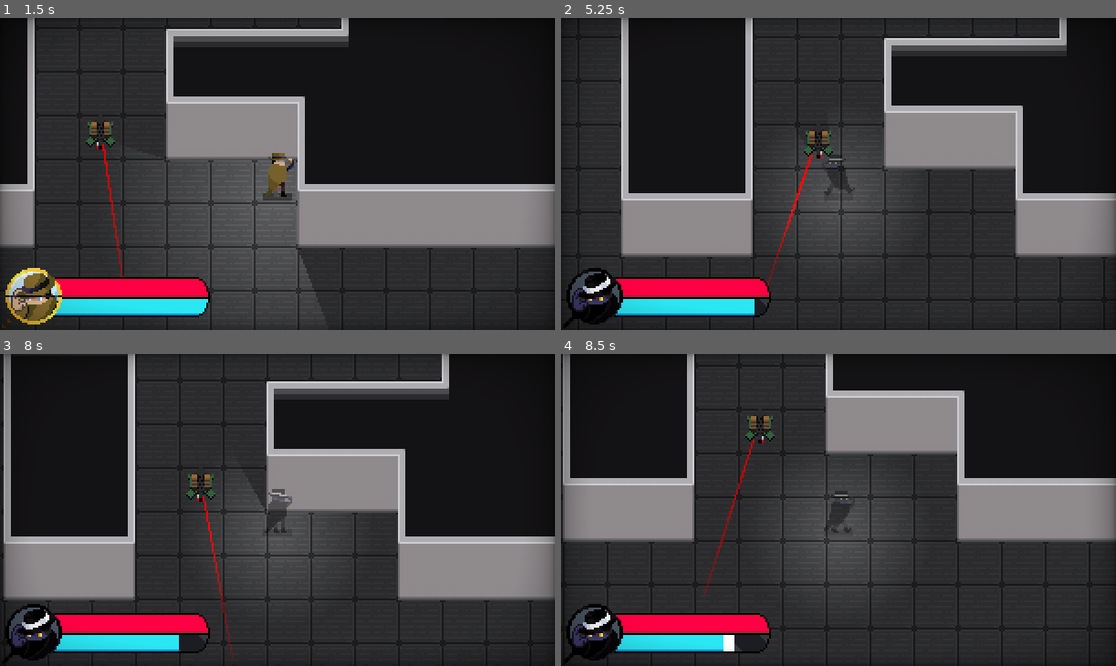
Above: before the commit, frames 1-4 (two rows, left to right).
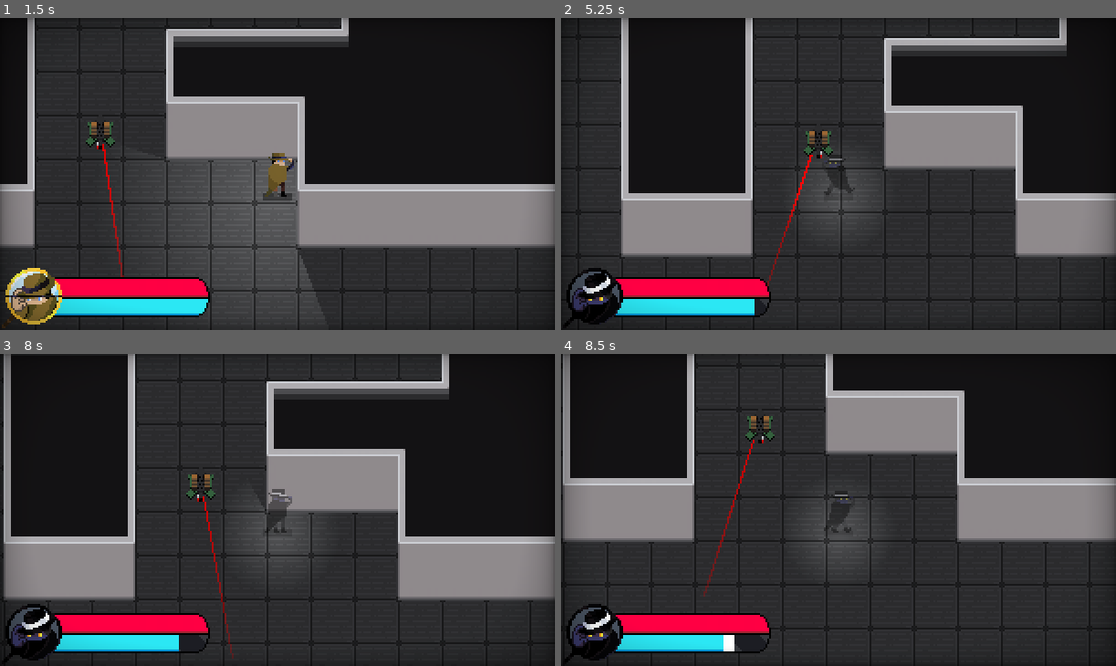
Above: after the commit, the same moments.

Repository: Cabidge/SGD1
Game: Godot game, scene res://assets/Main.tscn
Two runs of this game, one before a commit and one after it. Both use one fixed random seed, a clock stepped at 60 frames per second and the inputs below. The engine's default icon, where the game draws it, is replaced by a stand-in: a white triangle on a blue panel in a dark square.
Inputs (mouse positions are in pixels of both pictures, inside the frame that each line leads up to):
- Up to frame 1 (1.5 s): move the mouse to (399, 158) at 0.52 s; press the mouse at (399, 158) at 0.53 s; hold D (move_right) 0.53-1.28 s; move the mouse to (166, 189) at 1.27 s; release the mouse at (166, 189) at 1.28 s; hold S (move_down) from 1.28 s (still down); right-click (166, 189) at 1.35 s
- Up to frame 2 (5.25 s): move the mouse to (894, 105) at 2.02 s; release S (move_down) at 2.03 s; press the mouse at (894, 105) at 2.03 s; hold D (move_right) 2.03-2.78 s; move the mouse to (810, 236) at 2.77 s; release the mouse at (810, 236) at 2.78 s; hold W (move_up) 2.78-3.53 s; right-click (810, 236) at 2.85 s; move the mouse to (1005, 220) at 3.52 s; press the mouse at (1005, 220) at 3.53 s; hold A (move_left) 3.53-5.03 s; move the mouse to (672, 127) at 4.27 s; release the mouse at (672, 127) at 4.28 s; right-click (672, 127) at 4.35 s; move the mouse to (866, 174) at 5.02 s; press the mouse at (866, 174) at 5.03 s; hold S (move_down) from 5.03 s (still down)
- Up to frame 3 (8 s): move the mouse to (194, 432) at 5.77 s; release S (move_down) at 5.78 s; release the mouse at (194, 432) at 5.78 s; hold D (move_right) 5.78-6.53 s; right-click (194, 432) at 5.85 s; move the mouse to (399, 494) at 6.52 s; press the mouse at (399, 494) at 6.53 s; hold W (move_up) 6.53-7.28 s; move the mouse to (166, 525) at 7.27 s; release the mouse at (166, 525) at 7.28 s; hold D (move_right) from 7.28 s (still down); right-click (166, 525) at 7.35 s
- Up to frame 4 (8.5 s): move the mouse to (894, 441) at 8.02 s; release D (move_right) at 8.03 s; press the mouse at (894, 441) at 8.03 s; hold S (move_down) from 8.03 s (still down)

Frame 1 is identical in both runs. In frame 2, less than 0.1% of the frame differs, in the area x 39-43%, y 56-74%; in frame 3, less than 0.1%, in the area x 36-40%, y 45-75%; in frame 4, less than 0.1%.

Commit message:
Smaller light in stealth

Diff:
--- a/assets/player/Player.tscn
+++ b/assets/player/Player.tscn
@@ -49,7 +49,7 @@
 "times": PoolRealArray( 0.3, 0.7 ),
 "transitions": PoolRealArray( -2, -2 ),
 "update": 0,
-"values": [ 0.6, 0.4 ]
+"values": [ 0.6, 0.25 ]
 }
 tracks/3/type = "value"
 tracks/3/path = NodePath(".:modulate")
